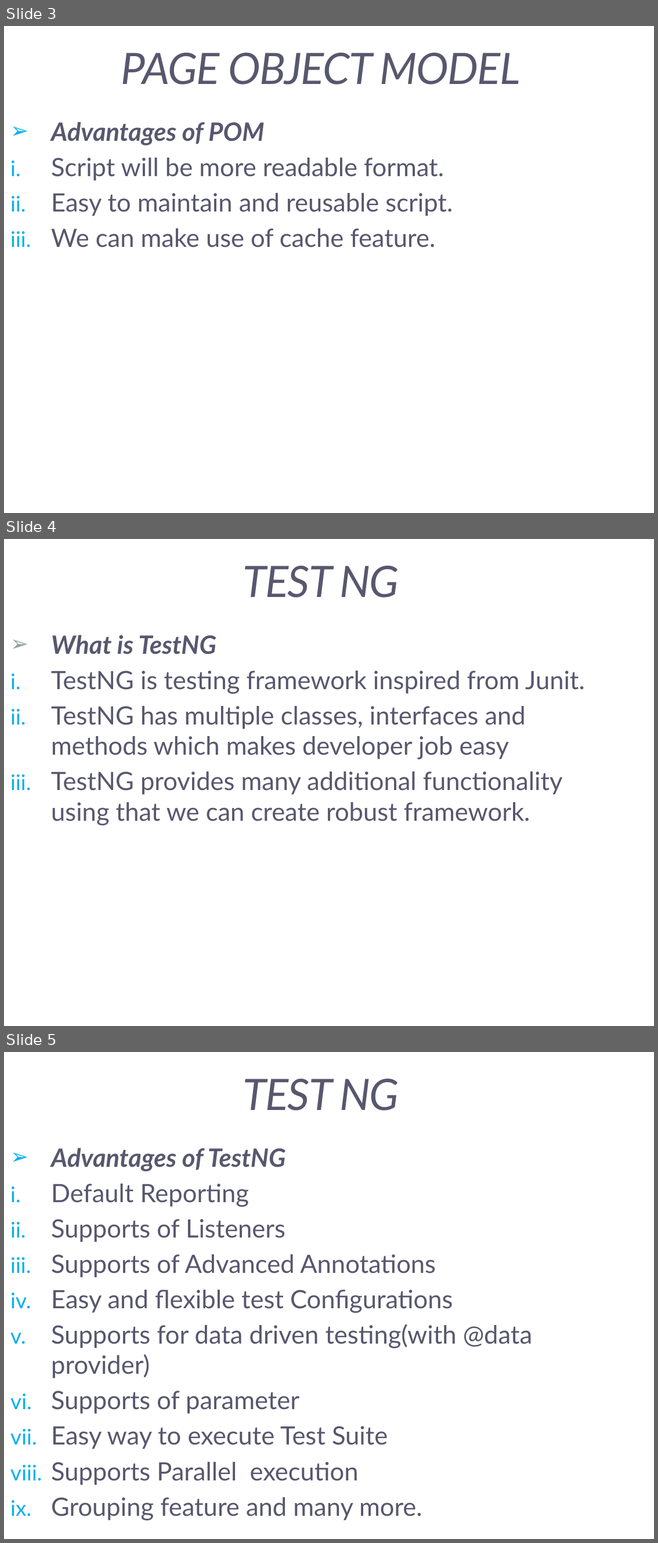
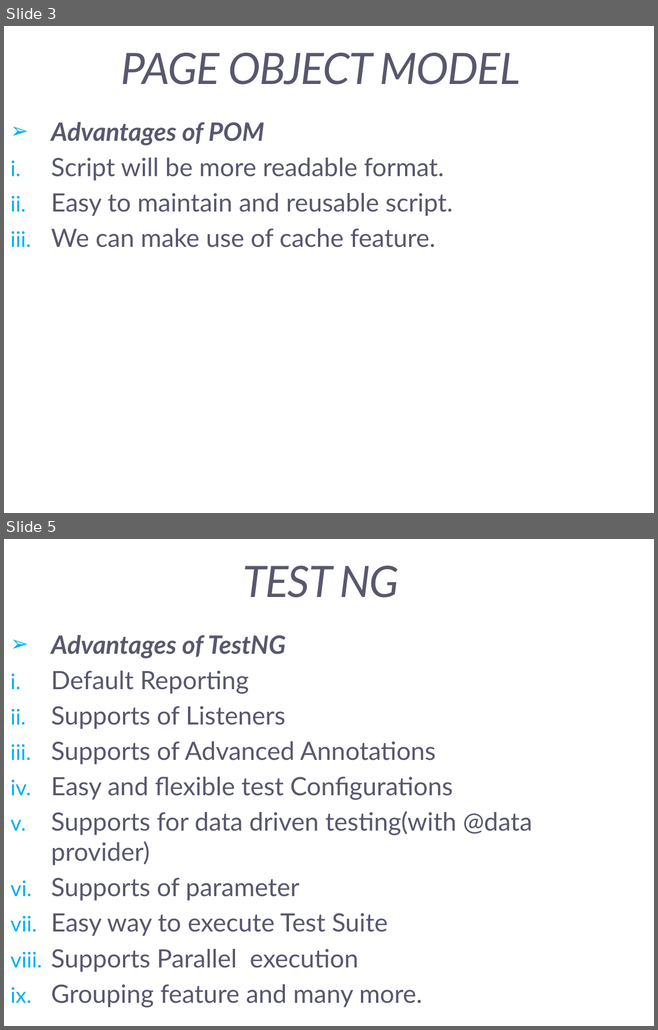
Before and after one commit to Evvans/Selenium-TestNG-Maven-Extent-Report, a slide deck: Page Object Model.pptx. Shown one above the other, each under a label of ours: slides 3, 4 and 5 before the commit, slides 3 and 5 after it; the slides between them are not shown. The pictures are 658x1543 and 658x1030 pixels, drawn with LibreOffice and Linux fonts; fonts in the diff are those of the drawing. Boxes give left, top, right and bottom in pixels: in the first picture for what was removed or moved away, otherwise in the second. Text is boxed around its words. In the diff, an @@ line names an element or a change of style, - is before the commit and + after.

```diff
--- a/Page Object Model.pptx
+++ b/Page Object Model.pptx
@@ slide 4 removed at <box>4,539,654,1026</box>, background #FFFFFF @@
@@ title removed at <box>242,566,398,598</box> @@
-TEST NG
@@ subtitle removed at <box>51,635,585,826</box> @@
-➢ What is TestNG
-i. TestNG is testing framework inspired from Junit.
-ii. TestNG has multiple classes, interfaces and methods which makes developer job easy
-iii. TestNG provides many additional functionality using that we can create robust framework.
```
Also in this commit, not shown: 2 slides added, 9 other files.
